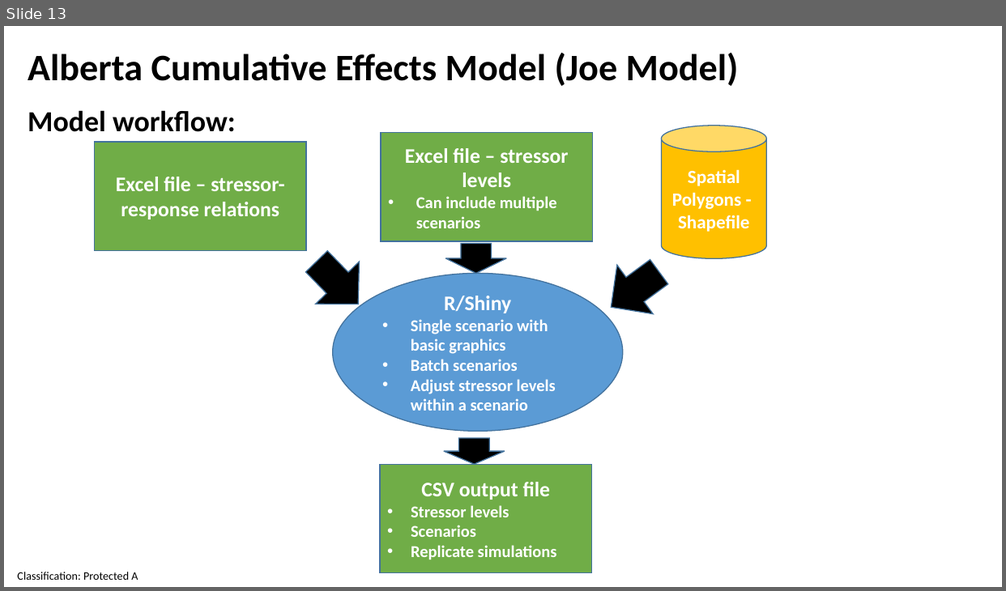
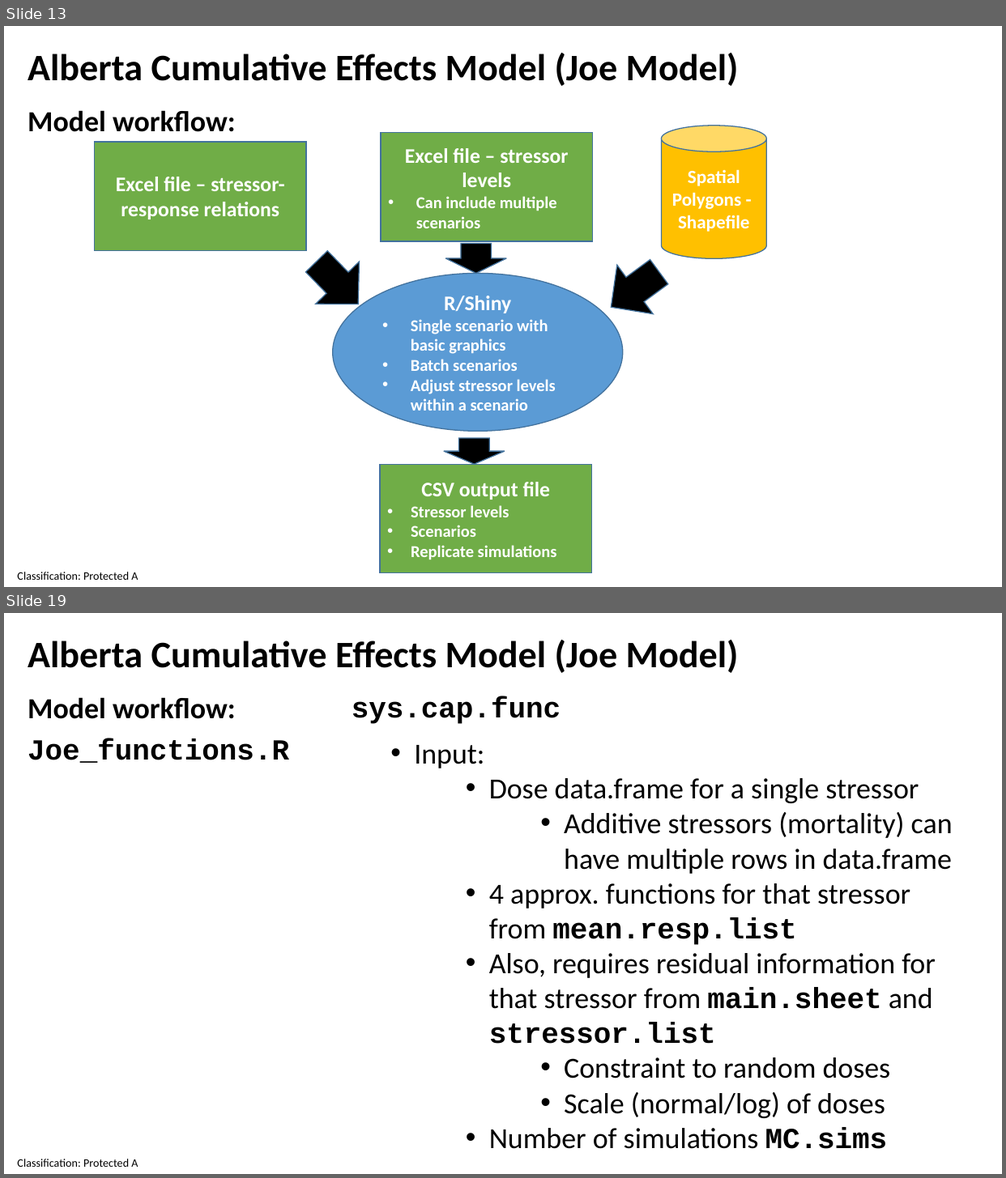
Before and after one commit to andrewpaul68/Shiny_Joe_Models, a slide deck: Joe_Shiny_28April2021.pptx. Shown one above the other, each under a label of ours: slide 13 before the commit, slides 13 and 19 after it; the slides between them are not shown. The pictures are 1006x591 and 1006x1178 pixels, drawn with LibreOffice and Linux fonts; fonts in the diff are those of the drawing. Boxes give left, top, right and bottom in pixels: in the first picture for what was removed or moved away, otherwise in the second. Text is boxed around its words. In the diff, an @@ line names an element or a change of style, - is before the commit and + after.

Commit message:
-pptx updated with more details on the coding work flow. -beta_param function updated with input from Kyle Wilson's analytical solution and checks for inappropriate mean and sd values

```diff
--- a/Joe_Shiny_28April2021.pptx
+++ b/Joe_Shiny_28April2021.pptx
@@ slide 19 added at [4,613,1002,1174], background #FFFFFF; not listed: 1 template element that a slide beside it also shows @@
@@ text added at [27,640,739,673], 36 pt, text #000000, bold @@
+Alberta Cumulative Effects Model (Joe Model)
@@ text added at [27,697,235,719], 28 pt, text #000000, bold @@
+Model workflow:
@@ text added at [351,696,560,724], 28 pt, text #000000, bold @@
+sys.cap.func
@@ text added at [27,739,289,763], 28 pt, text #000000, bold @@
+Joe_functions.R
@@ text added at [414,745,953,1149], 28 pt, text #000000 @@
+• Input:
+    • Dose data.frame for a single stressor
+        • Additive stressors (mortality) can have multiple rows in data.frame
+    • 4 approx. functions for that stressor from mean.resp.list
+    • Also, requires residual information for that stressor from main.sheet and stressor.list
+        • Constraint to random doses
+        • Scale (normal/log) of doses
+    • Number of simulations MC.sims
```
Also in this commit, not shown: 10 other slides added, 1 other file.
